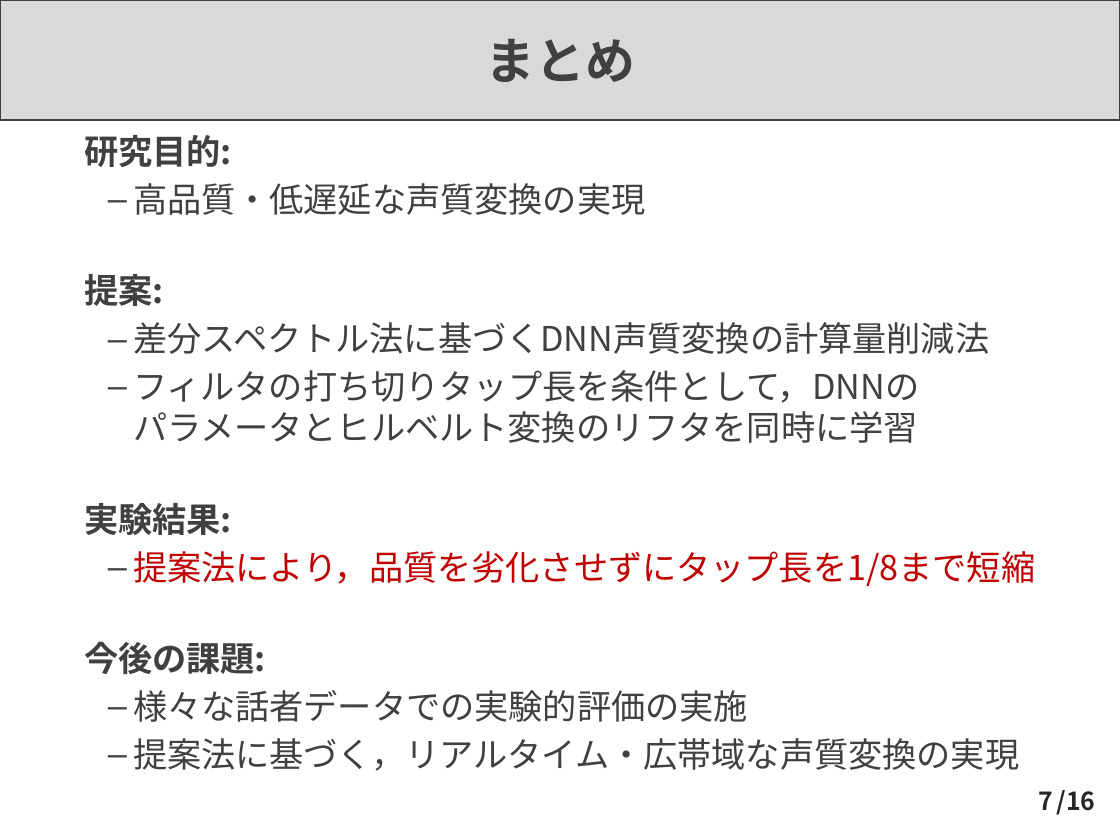
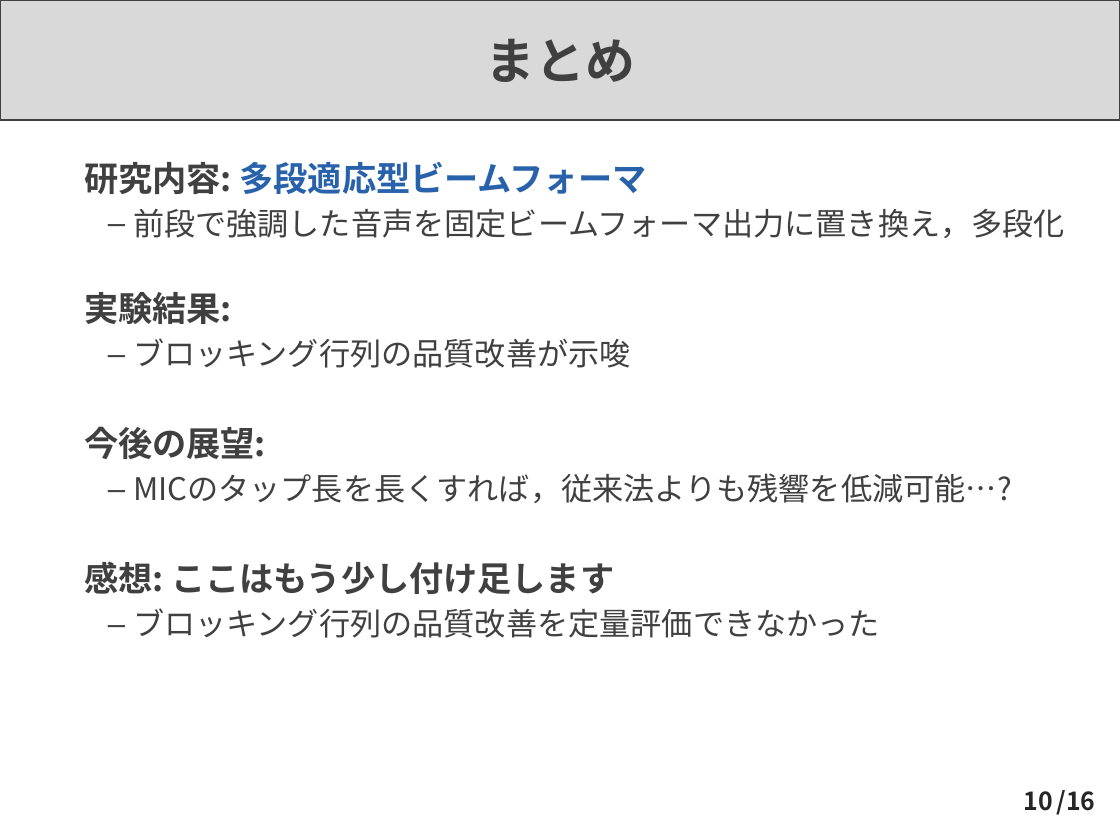
Before and after one commit to Takaaki-Saeki/Algorithms, a slide deck: slide 10 of PBL最終発表.pptx (slide 7 before the commit). Drawn at 1120x840 pixels with LibreOffice and Linux fonts; fonts in the diff are those of the drawing. Boxes give left, top, right and bottom in pixels: in the first picture for what was removed or moved away, otherwise in the second. Text is boxed around its words. In the diff, an @@ line names an element or a change of style, - is before the commit and + after.

```diff
--- a/PBL最終発表.pptx
+++ b/PBL最終発表.pptx
@@ text "研究内容: 多段適応型ビームフォーマ": place and size @@
-text "研究内容: 多段適応型ビームフォーマ" at bbox=[84, 135, 1035, 771]
+text "研究内容: 多段適応型ビームフォーマ" at bbox=[84, 162, 1065, 638]
@@ text at bbox=[84, 162, 1065, 238]: text changed; size 22 to 20 pt @@
-➢ 研究目的:
-  – 高品質・低遅延な声質変換の実現
-➢ 提案:
-  – 差分スペクトル法に基づくDNN声質変換の計算量削減法
-  – フィルタの打ち切りタップ長を条件として，DNNの
-    パラメータとヒルベルト変換のリフタを同時に学習
+➢ 研究内容: 多段適応型ビームフォーマ
+  – 前段で強調した音声を固定ビームフォーマ出力に置き換え，多段化
@@ text at bbox=[84, 338, 1012, 638]: text changed; size 22 to 20 pt @@
-  – 提案法により，品質を劣化させずにタップ長を1/8まで短縮
-➢ 今後の課題:
-  – 様々な話者データでの実験的評価の実施
-  – 提案法に基づく，リアルタイム・広帯域な声質変換の実現
+  – ブロッキング行列の品質改善が示唆
+➢ 今後の展望:
+  – MICのタップ長を長くすれば，従来法よりも残響を低減可能…?
+➢ 感想: ここはもう少し付け足します
+  – ブロッキング行列の品質改善を定量評価できなかった
@@ page number at bbox=[1024, 791, 1053, 811]: text changed @@
-7
+10
```
Also in this commit, not shown: 3 other slides changed, 6 slides added, 3 slides removed.
